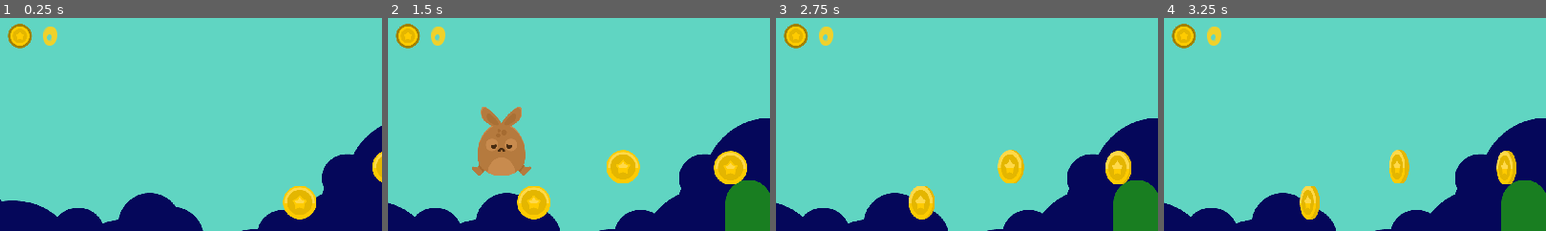
Above: before the commit, frames 1-4 (left to right).
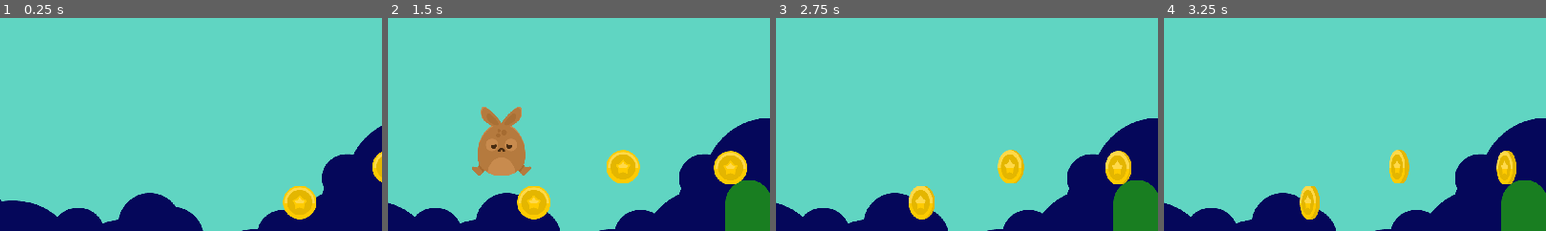
Above: after the commit, the same moments.

Repository: brunoyillli/Coelho-plataforma
Game: Godot game, scene res://scenes/test_area.tscn
Two runs of this game, one before a commit and one after it. Both use one fixed random seed, a clock stepped at 60 frames per second and the inputs below.
Inputs (mouse positions are % of the whole screen's width and height, from its top left):
- Up to frame 1 (0.25 s): no input
- Up to frame 2 (1.5 s): move the mouse to (72, 45) at 0.52 s; click (72, 45) at 0.67 s; tap Space (jump) at 0.77, 1.07 s; move the mouse to (30, 55) at 1.27 s; click (30, 55) at 1.42 s
- Up to frame 3 (2.75 s): tap Space (jump) at 1.52, 1.82 s; move the mouse to (60, 28) at 2.02 s; click (60, 28) at 2.17 s
- Up to frame 4 (3.25 s): move the mouse to (45, 70) at 2.77 s; click (45, 70) at 2.92 s; tap Space (jump) at 3.02 s
The pictures show only the part of the screen within x 0-50%, y 0-50%; the shares and areas given below are measured in that part.

The runs differ from the first frame. In frame 1, 0.8% of the frame differs, in the area x 2-15%, y 2-15%; in frame 2, 0.8%; in frame 3, 0.8%; in frame 4, 0.8%.

Commit message:
ajustes no menu e em demais classes, novas chamadas mt bonito kk

Diff:
--- /dev/null
+++ b/scenes/coin_counter.tscn
@@ -0,0 +1,28 @@
+[gd_scene load_steps=5 format=2]
+
+[ext_resource path="res://fonts/Chocolate Bar Demo.otf" type="DynamicFontData" id=1]
+[ext_resource path="res://sprites/HUD/coin_gold.png" type="Texture" id=2]
+[ext_resource path="res://scripts/coin_counter.gd" type="Script" id=3]
+
+[sub_resource type="DynamicFont" id=6]
+size = 70
+font_data = ExtResource( 1 )
+
+[node name="coin_counter" type="Node2D"]
+script = ExtResource( 3 )
+
+[node name="coin_gold" type="Sprite" parent="."]
+position = Vector2( 54.9725, 52.2965 )
+texture = ExtResource( 2 )
+
+[node name="coins" type="Label" parent="."]
+margin_left = 107.83
+margin_top = 14.9243
+margin_right = 355.83
+margin_bottom = 80.9243
+custom_fonts/font = SubResource( 6 )
+custom_colors/font_color = Color( 0.945098, 0.823529, 0.168627, 1 )
+text = "99999999"
+__meta__ = {
+"_edit_use_anchors_": false
+}
--- a/scenes/game.tscn
+++ b/scenes/game.tscn
@@ -1,7 +1,9 @@
-[gd_scene load_steps=3 format=2]
+[gd_scene load_steps=5 format=2]
 
+[ext_resource path="res://scenes/power_up_bar.tscn" type="PackedScene" id=1]
 [ext_resource path="res://scenes/stage_button.tscn" type="PackedScene" id=2]
 [ext_resource path="res://scripts/game.gd" type="Script" id=3]
+[ext_resource path="res://scenes/coin_counter.tscn" type="PackedScene" id=4]
 
 [node name="game" type="Node2D"]
 script = ExtResource( 3 )
@@ -23,3 +25,12 @@
 margin_top = 0.0
 margin_right = 132.0
 margin_bottom = 39.0
+
+[node name="HUD" type="CanvasLayer" parent="."]
+
+[node name="controls" type="Node2D" parent="HUD"]
+visible = false
+
+[node name="coin_counter" parent="HUD/controls" instance=ExtResource( 4 )]
+
+[node name="power_up_bar" parent="HUD/controls" instance=ExtResource( 1 )]
--- a/scenes/test_area.tscn
+++ b/scenes/test_area.tscn
@@ -8,10 +8,6 @@
 [ext_resource path="res://scenes/carrot.tscn" type="PackedScene" id=6]
 [ext_resource path="res://scenes/fly_powerup.tscn" type="PackedScene" id=7]
 [ext_resource path="res://scenes/parallax_01.tscn" type="PackedScene" id=8]
-[ext_resource path="res://scenes/power_up_bar.tscn" type="PackedScene" id=9]
-[ext_resource path="res://sprites/HUD/coin_gold.png" type="Texture" id=10]
-[ext_resource path="res://fonts/Chocolate Bar Demo.otf" type="DynamicFontData" id=11]
-[ext_resource path="res://scripts/coin_counter.gd" type="Script" id=12]
 [ext_resource path="res://scenes/spikes.tscn" type="PackedScene" id=13]
 
 [sub_resource type="GDScript" id=1]
@@ -153,10 +149,6 @@
 	if is_inside_tree() && Engine.editor_hint:
 		update()
 "
-
-[sub_resource type="DynamicFont" id=6]
-size = 70
-font_data = ExtResource( 11 )
 
 [node name="test_area" type="Node2D"]
 
@@ -237,28 +229,4 @@
 [node name="carrot" parent="." instance=ExtResource( 6 )]
 position = Vector2( 7153.51, 147.252 )
 
-[node name="HUD" type="CanvasLayer" parent="."]
-
-[node name="power_up_bar" parent="HUD" instance=ExtResource( 9 )]
-visible = false
-
-[node name="coin_counter" type="Node2D" parent="HUD"]
-script = ExtResource( 12 )
-
-[node name="coin_gold" type="Sprite" parent="HUD/coin_counter"]
-position = Vector2( 54.9725, 52.2965 )
-texture = ExtResource( 10 )
-
-[node name="coins" type="Label" parent="HUD/coin_counter"]
-margin_left = 107.83
-margin_top = 14.9243
-margin_right = 355.83
-margin_bottom = 80.9243
-custom_fonts/font = SubResource( 6 )
-custom_colors/font_color = Color( 0.945098, 0.823529, 0.168627, 1 )
-text = "99999999"
-__meta__ = {
-"_edit_use_anchors_": false
-}
-
 [node name="spikes" parent="." instance=ExtResource( 13 )]
--- a/scripts/game.gd
+++ b/scripts/game.gd
@@ -3,8 +3,10 @@
 enum {MENU , LOADING , LOADED}
 
 var status = MENU
+
 var current_stage
 var loaded_stage
+var ref_stage
 
 func _ready():
 	add_to_group("game")
@@ -15,10 +17,21 @@
 		current_stage = button.stage
 		$interfase.hide()
 		load_stage()
+		$HUD/controls.show()
 		status = LOADED
 
 func load_stage():
-	if loaded_stage != null:
+	if loaded_stage != null && ref_stage.get() != null:
 		loaded_stage.queue_free()
 	loaded_stage = load(current_stage).instance()
+	ref_stage = weakref(loaded_stage)
 	add_child(loaded_stage)
+
+func player_died():
+	load_stage()
+
+func player_victory():
+	loaded_stage.queue_free()
+	$interfase.show()
+	$HUD/controls.hide()
+	status = MENU
--- a/scripts/player.gd
+++ b/scripts/player.gd
@@ -60,6 +60,8 @@
 	$sprite.play("hurt")
 	translate(velocity * delta)
 	velocity.y += grav * delta
+	if global_position.y > ProjectSettings.get_setting("display/window/size/height") + 100:
+		get_tree().call_group("game" , "player_died")
 
 func flying(delta):
 	velocity.y += grav * delta
@@ -101,6 +103,7 @@
 func victory():
 	$sprite.play("victory")
 	status = VICTORY
+	get_tree().call_group("game" , "player_victory")
 
 func powerup_finished():
 	if status != DEAD:
Not shown: 1 places in scenes/test_area.tscn that only renumber resources
